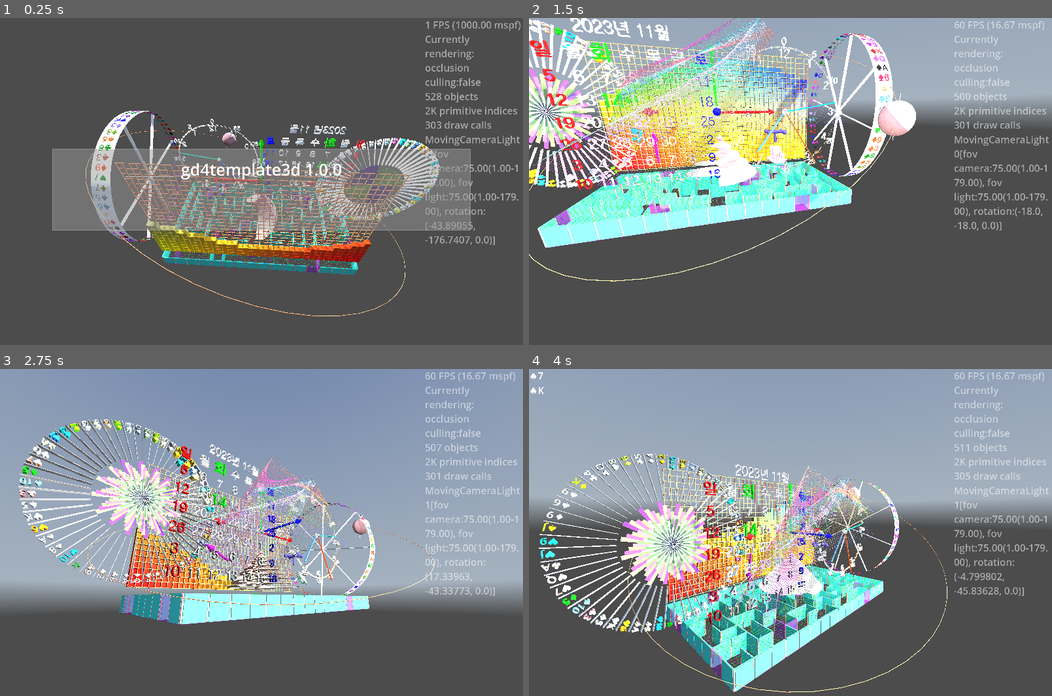
Above: before the commit, frames 1-4 (two rows, left to right).
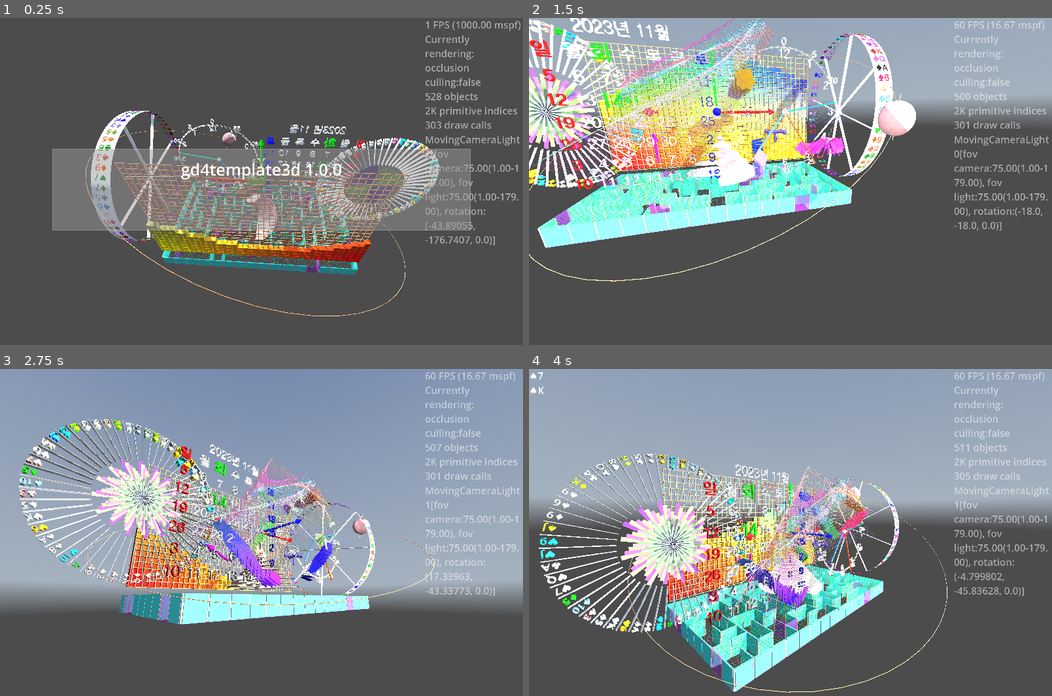
Above: after the commit, the same moments.

Repository: kasworld/gd4template3d
Game: Godot game, scene res://main.tscn
Same seed, same stepped clock (60 frames per second), same inputs: the game is played once before the commit and once after it. A sky picture missing from this copy of the repository is replaced by a grey-blue gradient.
Inputs (mouse positions are in pixels of both pictures, inside the frame that each line leads up to):
- Up to frame 1 (0.25 s): no input
- Up to frame 2 (1.5 s): tap Enter at 0.5 s; move the mouse to (905, 165) at 0.52 s; hold Right 0.53-1.28 s; tap Q at 0.6 s; click (905, 165) at 0.67 s; move the mouse to (685, 197) at 1.27 s; hold Down from 1.28 s (still down); tap E at 1.35 s
- Up to frame 3 (2.75 s): move the mouse to (313, 460) at 2.02 s; release Down at 2.03 s; hold Right from 2.03 s (still down); tap Enter at 2.1 s
- Up to frame 4 (4 s): move the mouse to (764, 597) at 2.77 s; release Right at 2.78 s; hold Up 2.78-3.53 s; tap Q at 2.85 s; click (764, 597) at 2.92 s; move the mouse to (947, 581) at 3.52 s; hold Left from 3.53 s (still down); tap E at 3.6 s

The runs differ from the first frame. In frame 1, 0.3% of the frame differs, in the area x 45-61%, y 43-78%; in frame 2, 1.7%, in the area x 26-61%, y 8-55%; in frame 3, 1.5%; in frame 4, 1.3%.

Commit message:
update MeshTrail

Diff:
--- a/main.gd
+++ b/main.gd
@@ -179,34 +179,47 @@
 	$Maze3D.position.y = -WorldSize.y/2 -ms.StoryH
 
 
-var b_box :AABB
-var mesh_trail :MeshTrail
+var meshtrail_scene = preload("res://mesh_trail/mesh_trail.tscn")
+var bound_aabb :AABB
+var mesh_trail_list :Array
+var trailmesh_radius := 1.0
 func meshtrail_demo() -> void:
-	var mt :String = ["♠","♣","♥","♦" ,"★","☆","♩","♪","♬"].pick_random()
-	b_box = AABB( -WorldSize/2, WorldSize)
-	mesh_trail = preload("res://mesh_trail/mesh_trail.tscn").instantiate()
-	var radius := 1.0
-	var count := randi_range(10,20)
-	var startpos := b_box.get_center()
-	match randi_range(0,3):
-		0:
-			mesh_trail.set_ColorChange_OnBounce().set_get_random_color_fn(random_color)
-		1:
-			mesh_trail.set_ColorChange_MeshGradient().set_get_random_color_fn(random_color)
-		2:
-			mesh_trail.set_ColorChange_ByPosition(b_box)
-		3:
-			mesh_trail.set_ColorChange_ByPositionFn(get_color_ByPosition)
-	mesh_trail.init( bounce_fn, radius, count, mt, startpos).set_speed(5,10)
-	$DemoContainer.add_child(mesh_trail)
+	bound_aabb = AABB( -WorldSize/2, WorldSize)
+	var count := 20
+	var startpos := bound_aabb.get_center()
+	var mesh := BoxMesh.new()
+	mesh.size = Vector3(trailmesh_radius*2, trailmesh_radius*2, 0.1)
+	mesh_trail_list.append( meshtrail_scene.instantiate(
+		).set_ColorChange_OnBounce(
+		).init_with_alpha(mesh, count,  1.0 , startpos,
+		).set_speed(20,40)
+	)
+	mesh_trail_list.append( meshtrail_scene.instantiate(
+		).set_ColorChange_MeshGradient(
+		).init_with_alpha(mesh, count,  1.0 , startpos,
+		).set_speed(20,40)
+	)
+	mesh_trail_list.append( meshtrail_scene.instantiate(
+		).set_ColorChange_ByPosition(bound_aabb
+		).init_with_alpha(mesh, count,  1.0 , startpos,
+		).set_speed(20,40)
+	)
+	mesh_trail_list.append( meshtrail_scene.instantiate(
+		).set_ColorChange_ByPositionFn(get_color_ByPosition
+		).init_with_alpha(mesh, count,  1.0 , startpos,
+		).set_speed(20,40)
+	)
+	for mt in mesh_trail_list:
+		$DemoContainer.add_child(mt)
+
 func get_color_ByPosition(pos :Vector3) -> Color:
 	var co :Color
 	for i in 3:
-		co[i] = (pos[i] - b_box.position[i]) / b_box.size[i]
+		co[i] = (pos[i] - bound_aabb.position[i]) / bound_aabb.size[i]
 	co = co.inverted()
 	return co
 func bounce_fn(_oldpos:Vector3, pos :Vector3, radius :float) -> Dictionary:
-	return Bounce.v3f(pos, b_box, radius)
+	return Bounce.v3f(pos, bound_aabb, radius)
 
 
 func arrow3d_demo() -> void:
@@ -303,7 +316,8 @@
 	wheel.선택된cell강조상태켜기()
 	bartree.rotate_tree_bar_y(delta*10)
 	orbit_sphere.animate_rotate(now, delta)
-	mesh_trail.move(delta)
+	for mt in mesh_trail_list:
+		mt.move_trail(delta, bounce_fn, trailmesh_radius, 4*PI,)
 
 	main_animation.handle_animation()
 	var t := now /2.3
--- a/mesh_trail/mesh_trail.gd
+++ b/mesh_trail/mesh_trail.gd
@@ -1,51 +1,21 @@
 extends MultiMeshShape
 class_name MeshTrail
 
-static func NewMeshByType(mesh_type , r :float) -> Mesh:
-	var mesh :Mesh
-	match mesh_type:
-		0:
-			mesh = SphereMesh.new()
-			mesh.radius = r
-			mesh.height = r
-		1:
-			mesh = BoxMesh.new()
-			mesh.size = Vector3(r,r,r)*1.5
-		2:
-			mesh = PrismMesh.new()
-			mesh.size = Vector3(r,r,r)*1.5
-		3:
-			mesh = TorusMesh.new()
-			mesh.inner_radius = r/2
-			mesh.outer_radius = r
-		4:
-			mesh = CapsuleMesh.new()
-			mesh.height = r*2
-			mesh.radius = r*0.5
-		5:
-			mesh = CylinderMesh.new()
-			mesh.height = r*2
-			mesh.bottom_radius = r
-			mesh.top_radius = 0
-		_:
-			mesh = TextMesh.new()
-			mesh.depth = r/6
-			mesh.pixel_size = r / 6
-			mesh.text = "%s" % mesh_type
-	return mesh
-
+## use MultiMeshShape init_with_alpha init_with_material
 
 enum ColorChange {OnBounce, MeshGradient, ByPosition }
 var color_change_mode :ColorChange = ColorChange.OnBounce
+# for ColorChange MeshGradient, OnBounce
+var color_from :Color # or current color
+var color_to :Color
+var color_progress :int # 0 to inst_count-1
 
 func set_ColorChange_OnBounce() -> MeshTrail:
 	color_change_mode = ColorChange.OnBounce
+	color_from = get_random_color_fn.call()
+	color_to = get_random_color_fn.call()
 	return self
 
-# for ColorChange.MeshGradient
-var color_from :Color # or current color
-var color_to :Color
-var color_progress :int # 0 to inst_count-1
 func get_color_MeshGradient() -> Color:
 	color_progress += 1
 	if color_progress >= multimesh.instance_count:
@@ -56,6 +26,8 @@
 
 func set_ColorChange_MeshGradient() -> MeshTrail:
 	color_change_mode = ColorChange.MeshGradient
+	color_from = get_random_color_fn.call()
+	color_to = get_random_color_fn.call()
 	return self
 
 var color_aabb :AABB
@@ -84,30 +56,16 @@
 	return Color(randf(),randf(),randf())
 
 var head_velocity :Vector3
-var bounce_fn :Callable
-var radius :float
 var speed_max :float
 var speed_min :float
 var obj_cursor :int
 var current_rotation :float
 var current_rotation_velocity :float
-var rotation_velocity_deviation :float
-
-func init(bounce_fn_a :Callable, radius_a :float, inst_count :int, mesh_type, initial_pos :Vector3, rotation_velocity_deviation_a :float = 4*PI) -> MeshTrail:
-	radius = radius_a
-	bounce_fn = bounce_fn_a
-	rotation_velocity_deviation = rotation_velocity_deviation_a
-	speed_max = radius * 40
-	speed_min = radius * 20
-	head_velocity = Vector3( (randf()-0.5)*speed_max, (randf()-0.5)*speed_max, (randf()-0.5)*speed_max)
-	color_from = get_random_color_fn.call()
-	color_to = get_random_color_fn.call()
-	init_with_alpha(NewMeshByType(mesh_type,radius), inst_count, 1.0, initial_pos)
-	return self
 
 func set_speed(mins :float, maxs :float) -> MeshTrail:
 	speed_max = maxs
 	speed_min = mins
+	head_velocity = Vector3( (randf()-0.5)*speed_max, (randf()-0.5)*speed_max, (randf()-0.5)*speed_max)
 	return self
 
 func set_color_by_mode(inst_index :int, pos :Vector3) -> void:
@@ -121,18 +79,13 @@
 			co = get_color_MeshGradient()
 	multimesh.set_instance_color(inst_index, co)
 
-func set_multi_pos_rot(i :int, pos :Vector3, axis :Vector3, rot :float) -> void:
-	var t := Transform3D(Basis(), pos)
-	t = t.rotated_local(axis, rot)
-	multimesh.set_instance_transform(i,t )
-
-func move(delta :float) -> void:
+func move_trail(delta :float, bounce_fn :Callable, radius :float, rotation_velocity_deviation :float = 4*PI,) -> void:
 	var old_cursor := obj_cursor
 	obj_cursor +=1
 	obj_cursor %= multimesh.instance_count
-	_move_trail(delta, old_cursor, obj_cursor)
+	_move_trail(delta, old_cursor, obj_cursor, bounce_fn, radius, rotation_velocity_deviation)
 
-func _move_trail(delta: float, oldi :int, newi:int) -> void:
+func _move_trail(delta: float, oldi :int, newi:int, bounce_fn :Callable, radius :float, rotation_velocity_deviation :float) -> void:
 	var oldpos :Vector3 = multimesh.get_instance_transform(oldi).origin
 	var newpos :Vector3 = oldpos + head_velocity * delta
 	var bn = bounce_fn.call(oldpos,newpos,radius)
@@ -147,7 +100,7 @@
 		current_rotation_velocity =  randfn(0, rotation_velocity_deviation)
 	current_rotation += current_rotation_velocity * delta
 
-	set_multi_pos_rot(newi, bn.pos, head_velocity.normalized(), current_rotation)
+	set_inst_position_rotation(newi, bn.pos, head_velocity.normalized(), current_rotation)
 	set_color_by_mode(newi, newpos)
 
 	if head_velocity.length() > speed_max:
--- a/multi_mesh_shape/multi_mesh_shape.gd
+++ b/multi_mesh_shape/multi_mesh_shape.gd
@@ -166,3 +166,8 @@
 
 func set_inst_color(i, co :Color) -> void:
 	multimesh.set_instance_color(i,co)
+
+func set_inst_position_rotation(i :int, pos :Vector3, axis :Vector3, rot :float) -> void:
+	var t := Transform3D(Basis(), pos)
+	t = t.rotated_local(axis, rot)
+	multimesh.set_instance_transform(i,t )
